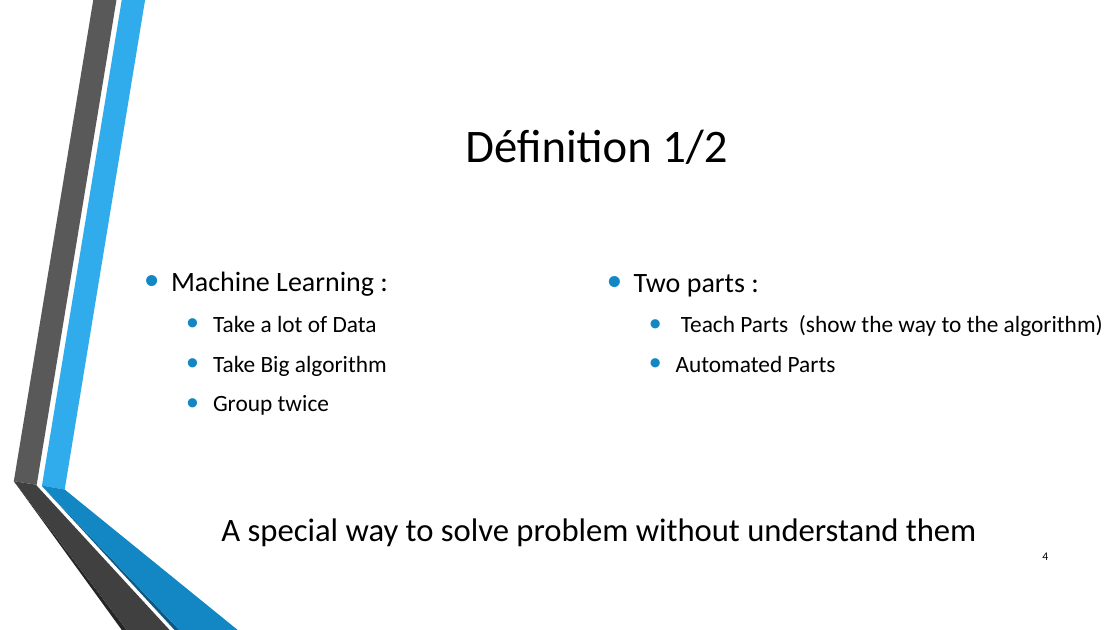
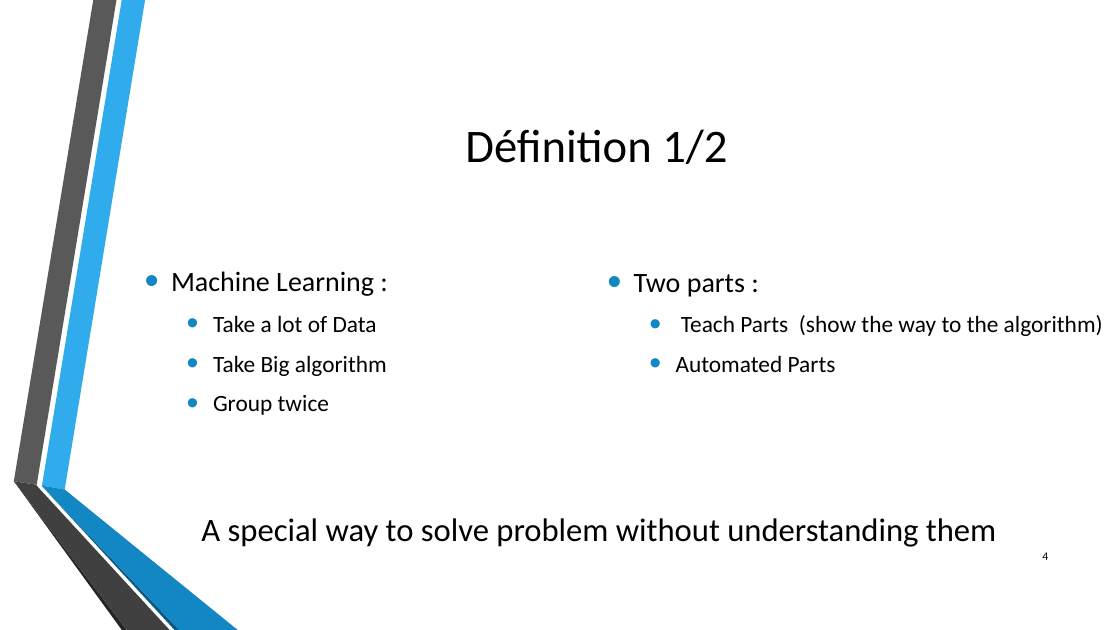
Before and after one commit to whispyy/M1Anglais, a slide deck: slide 4 of support 1 - Deep Learning/Deep Learning.pptx. Drawn at 1120x630 pixels with LibreOffice and Linux fonts; fonts in the diff are those of the drawing; background and template pictures are left out. Boxes give left, top, right and bottom in pixels: in the first picture for what was removed or moved away, otherwise in the second. Text is boxed around its words. In the diff, an @@ line names an element or a change of style, - is before the commit and + after.

```diff
--- a/support 1 - Deep Learning/Deep Learning.pptx
+++ b/support 1 - Deep Learning/Deep Learning.pptx
@@ text at [201, 518, 996, 547]: text changed @@
-A special way to solve problem without understand them
+A special way to solve problem without understanding them
```
Also in this commit, not shown: 4 other slides changed, 1 other file.
